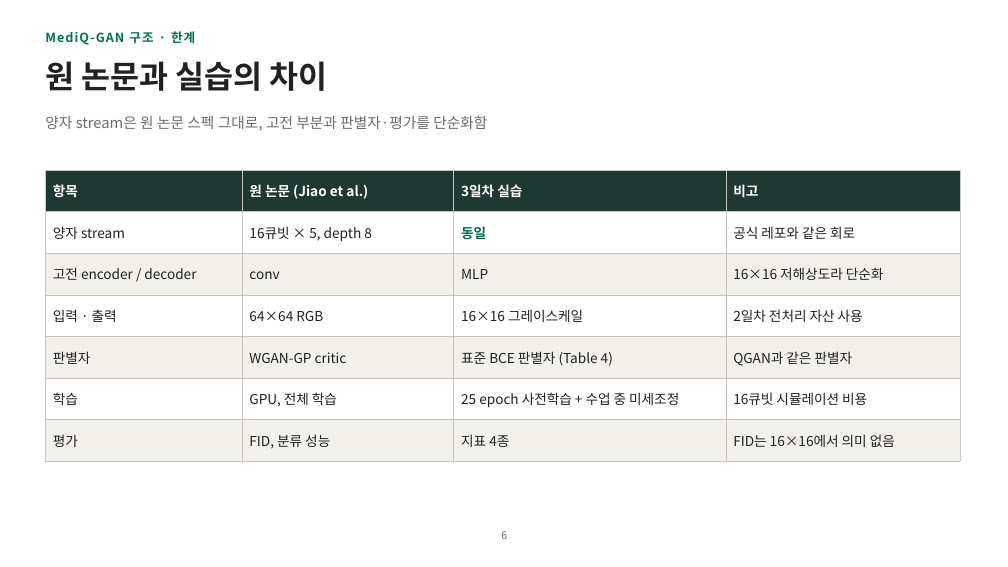
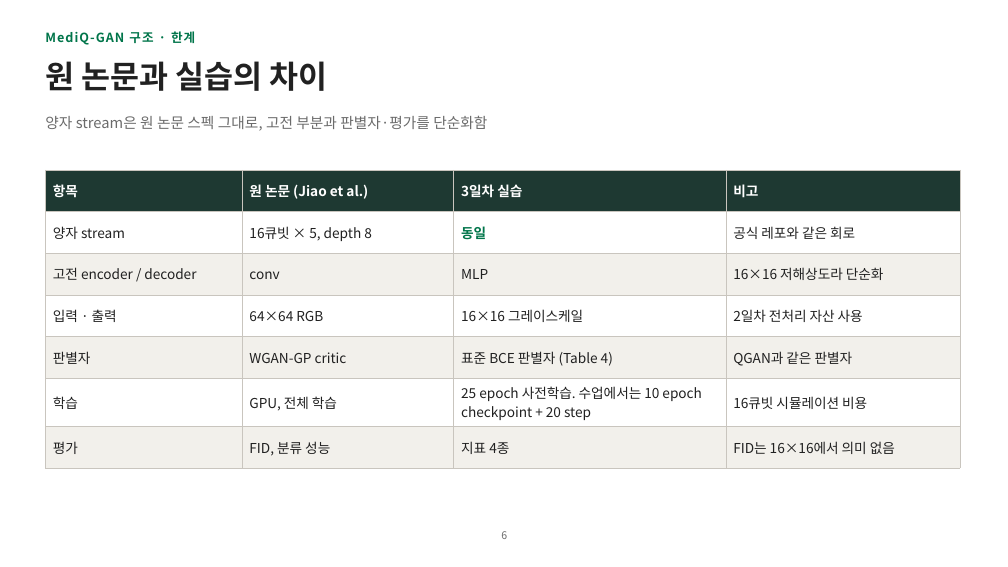
Before and after one commit to hyunhp/skin_disease_qml, a slide deck: slide 6 of practice/day3_slides/day3_practice_slides.pptx. Drawn at 1008x567 pixels with LibreOffice and Linux fonts; fonts in the diff are those of the drawing. Boxes give left, top, right and bottom in pixels: in the first picture for what was removed or moved away, otherwise in the second. Text is boxed around its words. In the diff, an @@ line names an element or a change of style, - is before the commit and + after.

```diff
--- a/practice/day3_slides/day3_practice_slides.pptx
+++ b/practice/day3_slides/day3_practice_slides.pptx
@@ table at box(45, 170, 960, 460) @@
-row 6, column 3: 25 epoch 사전학습 + 수업 중 미세조정
+row 6, column 3: 25 epoch 사전학습. 수업에서는 10 epoch checkpoint + 20 step
```
Also in this commit, not shown: 9 other files.
